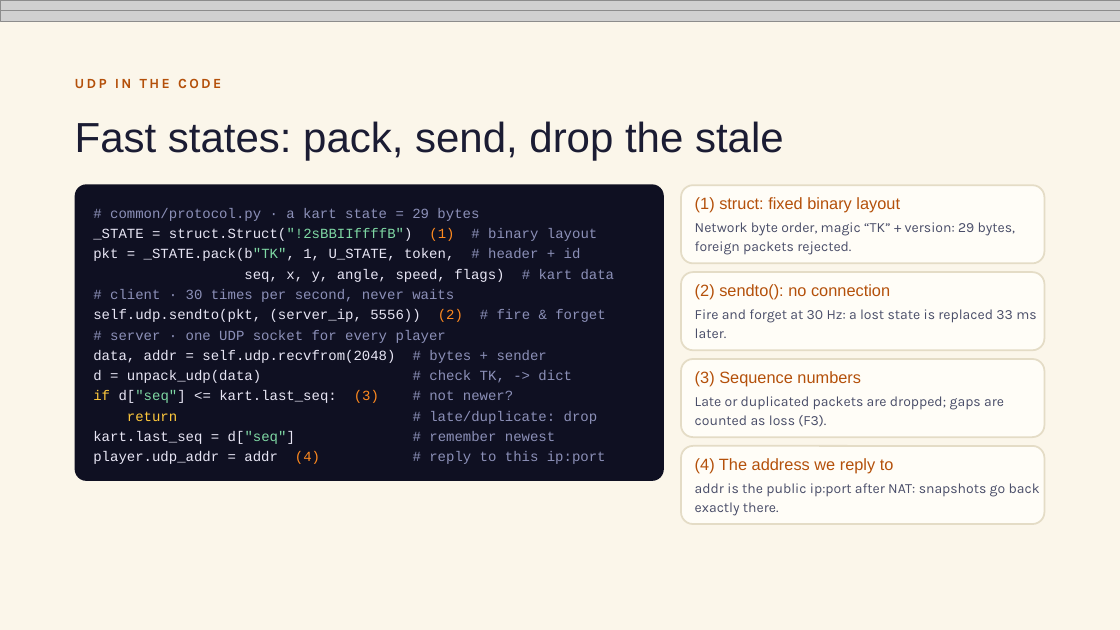
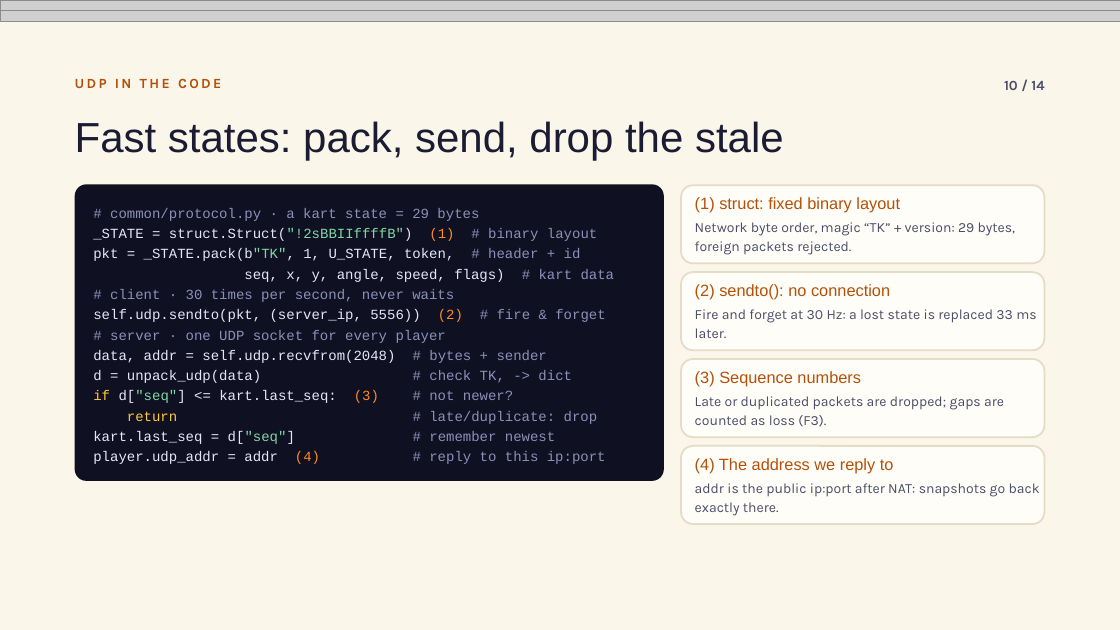
Before and after one commit to BachaBey/Racing-Karts, a slide deck: slide 10 of docs/Turbo Kart Arena – Project 2 (animated).pptx. Drawn at 1120x630 pixels with LibreOffice and Linux fonts; fonts in the diff are those of the drawing; grey boxes stand for pictures. Boxes give left, top, right and bottom in pixels: in the first picture for what was removed or moved away, otherwise in the second. Text is boxed around its words. In the diff, an @@ line names an element or a change of style, - is before the commit and + after.

```diff
--- a/docs/Turbo Kart Arena – Project 2 (animated).pptx
+++ b/docs/Turbo Kart Arena – Project 2 (animated).pptx
@@ page number added at (x1=1004, y1=81, x2=1044, y2=90), 12 pt, text #4A4E69, bold @@
+10 / 14
```
Also in this commit, not shown: 12 other slides changed.
